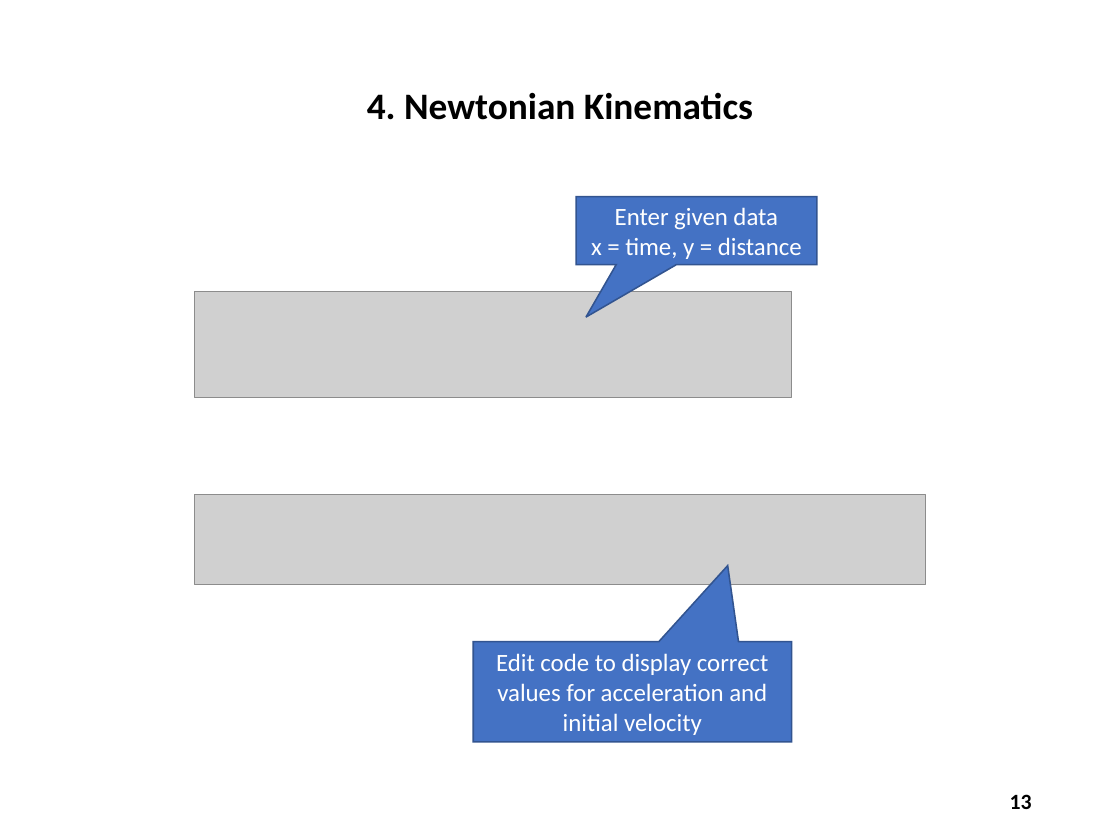
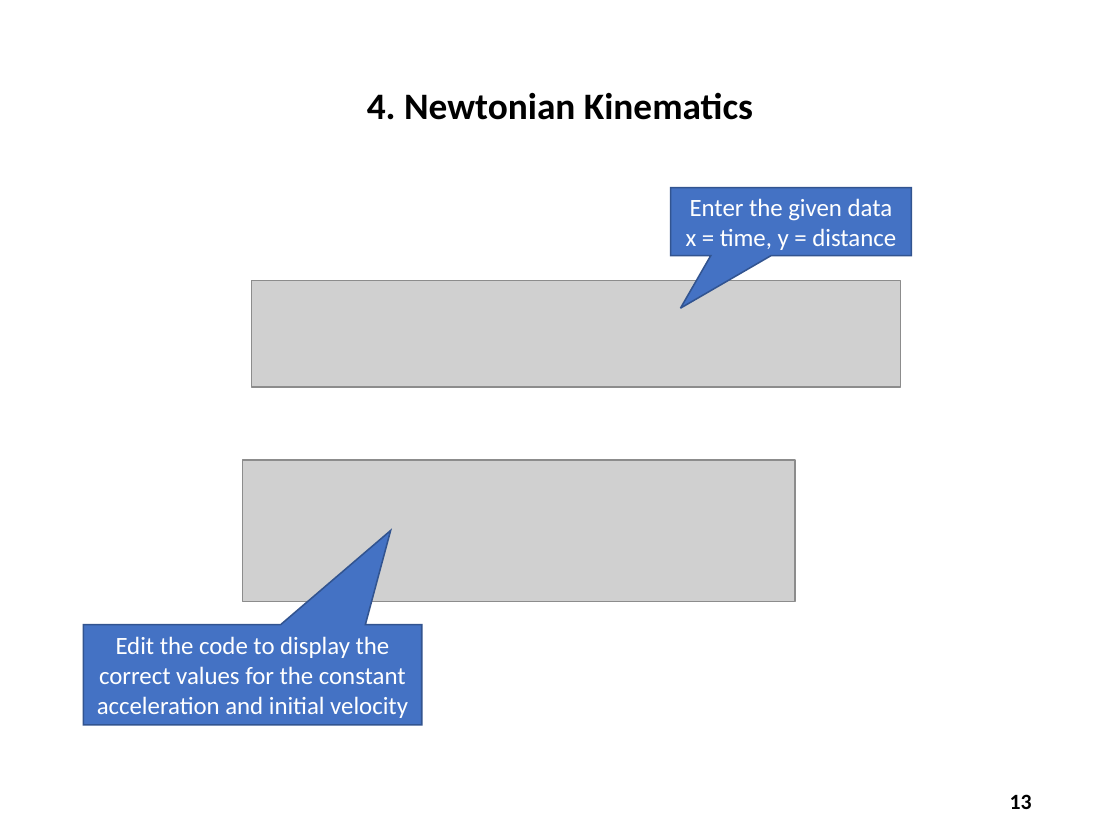
Before and after one commit to dbiersach/scicomp301-cpp-linux, a slide deck: slide 13 of exam3/Exam 3 Questions.pptx. Drawn at 1120x840 pixels with LibreOffice and Linux fonts; fonts in the diff are those of the drawing; grey boxes stand for pictures. Boxes give left, top, right and bottom in pixels: in the first picture for what was removed or moved away, otherwise in the second. Text is boxed around its words. In the diff, an @@ line names an element or a change of style, - is before the commit and + after.

```diff
--- a/exam3/Exam 3 Questions.pptx
+++ b/exam3/Exam 3 Questions.pptx
@@ speech box "Enter the given data": place and size @@
-speech box "Enter the given data" at [576, 197, 816, 265]
+speech box "Enter the given data" at [671, 188, 912, 256]
@@ text in speech box at [690, 198, 893, 221]: text changed @@
-Enter given data
+Enter the given data
@@ picture: place and size @@
-picture at [194, 291, 791, 398]
+picture at [252, 281, 902, 388]
@@ picture: place and size @@
-picture at [194, 495, 925, 585]
+picture at [243, 460, 795, 601]
@@ speech box "Edit the code to display ...": place and size @@
-speech box "Edit the code to display ..." at [474, 642, 792, 741]
+speech box "Edit the code to display ..." at [83, 625, 421, 725]
@@ speech box "Edit the code to display ..." at [83, 625, 421, 725]: proportions changed @@
@@ text in speech box at [97, 636, 408, 718]: text changed @@
-Edit code to display correct values for acceleration and initial velocity
+Edit the code to display the correct values for the constant acceleration and initial velocity
```
Also in this commit, not shown: 17 other slides changed, 1 slide added, 3 slides removed, 3 other files.
